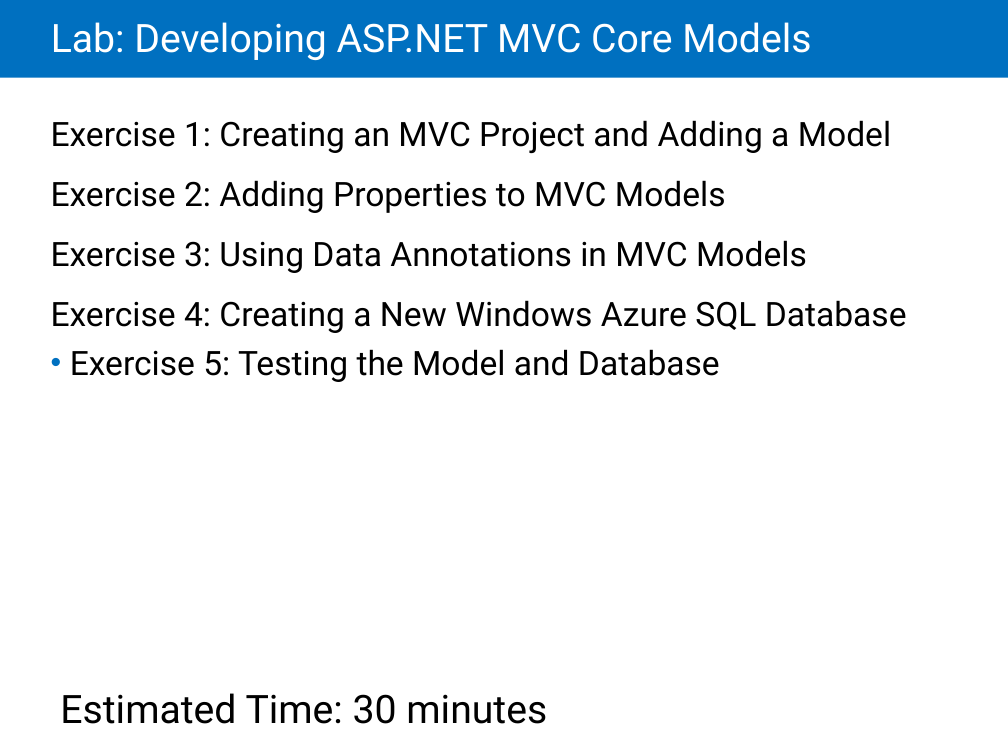
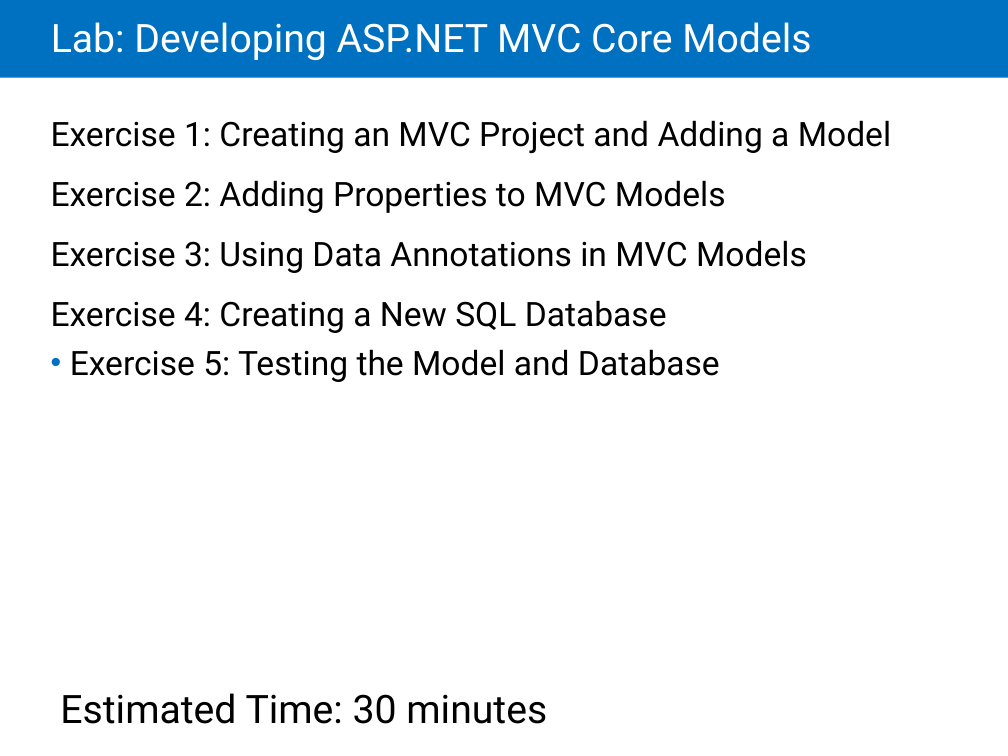
Before and after one commit to scolapicchioni/aspnetcore, a slide deck: slide 33 of Slides/20486Core_03.pptx. Drawn at 1008x756 pixels with LibreOffice and Linux fonts; fonts in the diff are those of the drawing. Boxes give left, top, right and bottom in pixels: in the first picture for what was removed or moved away, otherwise in the second. Text is boxed around its words. In the diff, an @@ line names an element or a change of style, - is before the commit and + after.

```diff
--- a/Slides/20486Core_03.pptx
+++ b/Slides/20486Core_03.pptx
@@ text at <box>51,120,891,382</box>: text changed @@
-• Exercise 1: Creating an MVC Project and Adding a Model
-  Exercise 2: Adding Properties to MVC Models
-  Exercise 3: Using Data Annotations in MVC Models
-  Exercise 4: Creating a New Windows Azure SQL Database
-  Exercise 5: Testing the Model and Database
+• Exercise 1: Creating an MVC Project and Adding a Model
+  Exercise 2: Adding Properties to MVC Models
+  Exercise 3: Using Data Annotations in MVC Models
+  Exercise 4: Creating a New SQL Database
+  Exercise 5: Testing the Model and Database
```
Also in this commit, not shown: 1 other slide changed, 16 other files.
